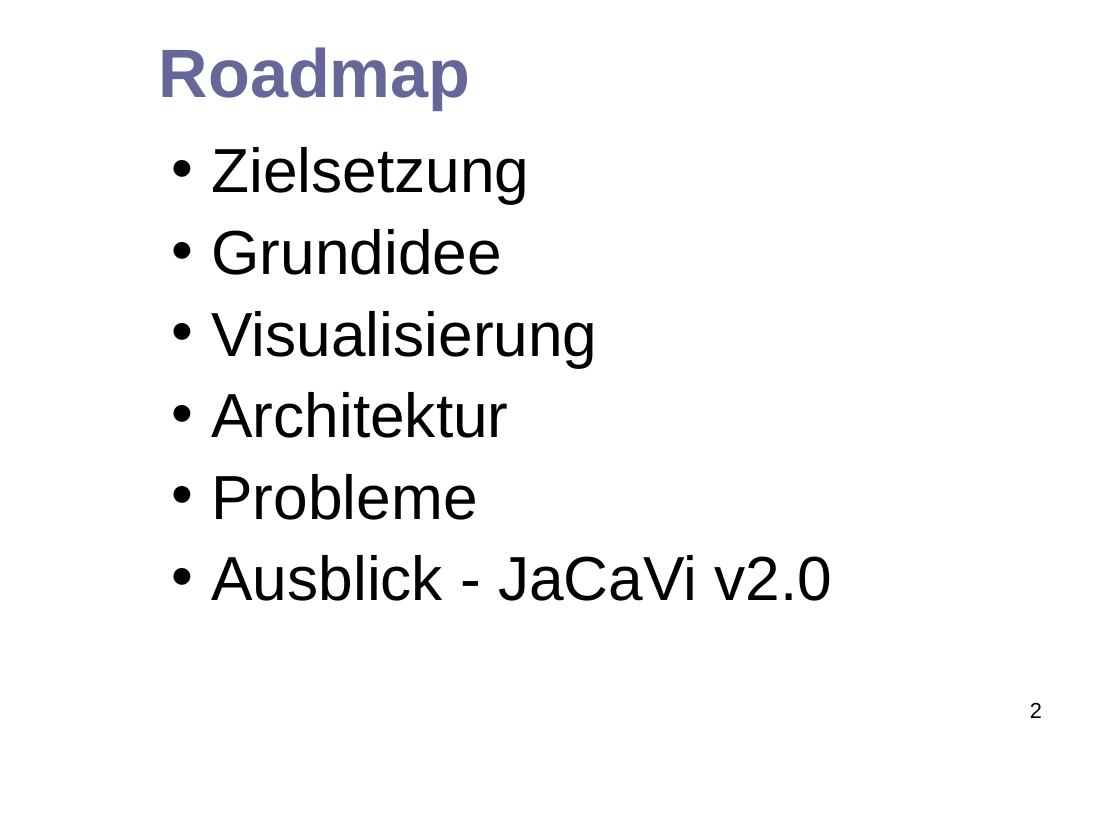
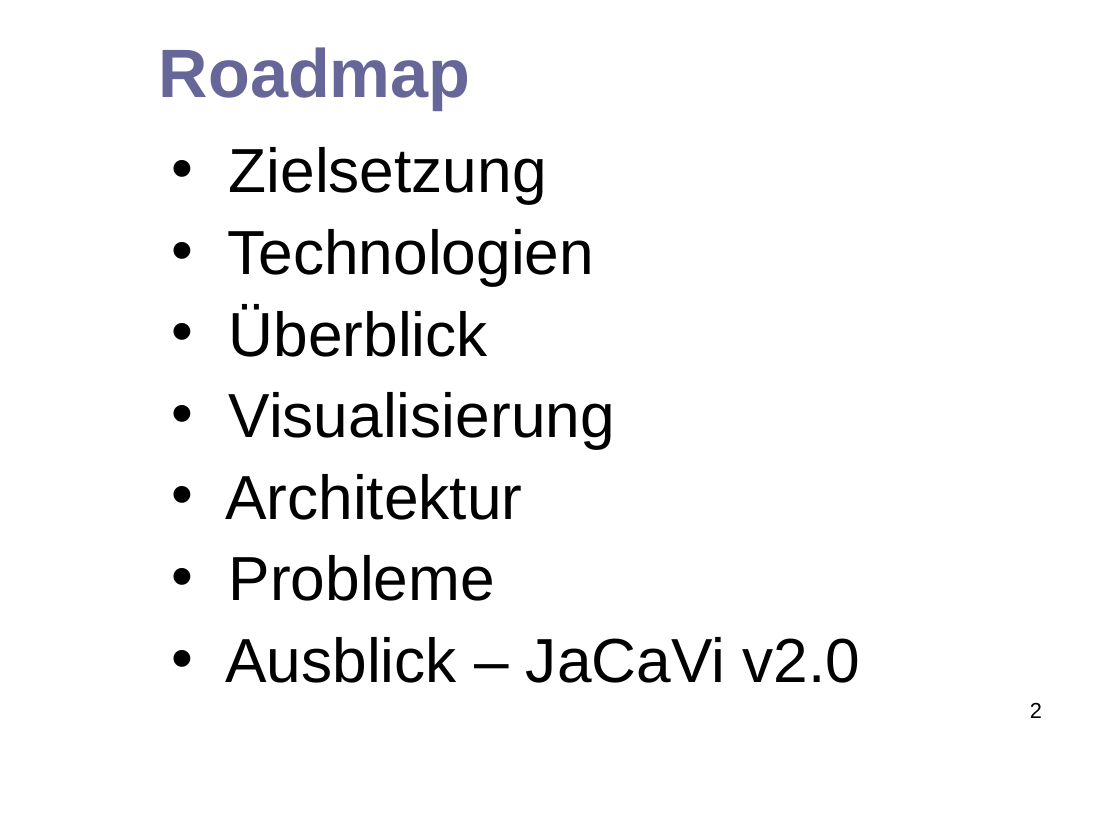
Before and after one commit to hheimbuerger/jacavi, a slide deck: slide 2 of docs/presentation documents/Abschlusspräsentation_JaCaVi.odp. Drawn at 1120x840 pixels with LibreOffice and Linux fonts; fonts in the diff are those of the drawing; background and template pictures are left out. Boxes give left, top, right and bottom in pixels: in the first picture for what was removed or moved away, otherwise in the second. Text is boxed around its words. In the diff, an @@ line names an element or a change of style, - is before the commit and + after.

```diff
--- a/docs/presentation documents/Abschlusspräsentation_JaCaVi.odp
+++ b/docs/presentation documents/Abschlusspräsentation_JaCaVi.odp
@@ text at bbox=[228, 229, 595, 357]: text changed @@
-• Grundidee
+• Technologien
+• Überblick
@@ text at bbox=[225, 637, 860, 683]: text changed @@
-• Ausblick - JaCaVi v2.0
+• Ausblick – JaCaVi v2.0
```
Also in this commit, not shown: 2 other slides changed, 3 slides added, 1 slide removed.
